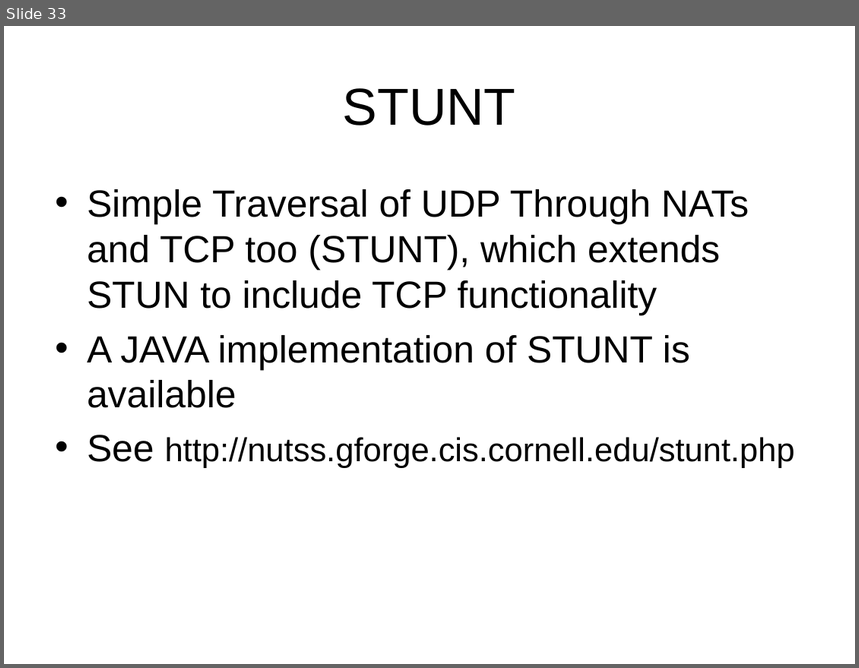
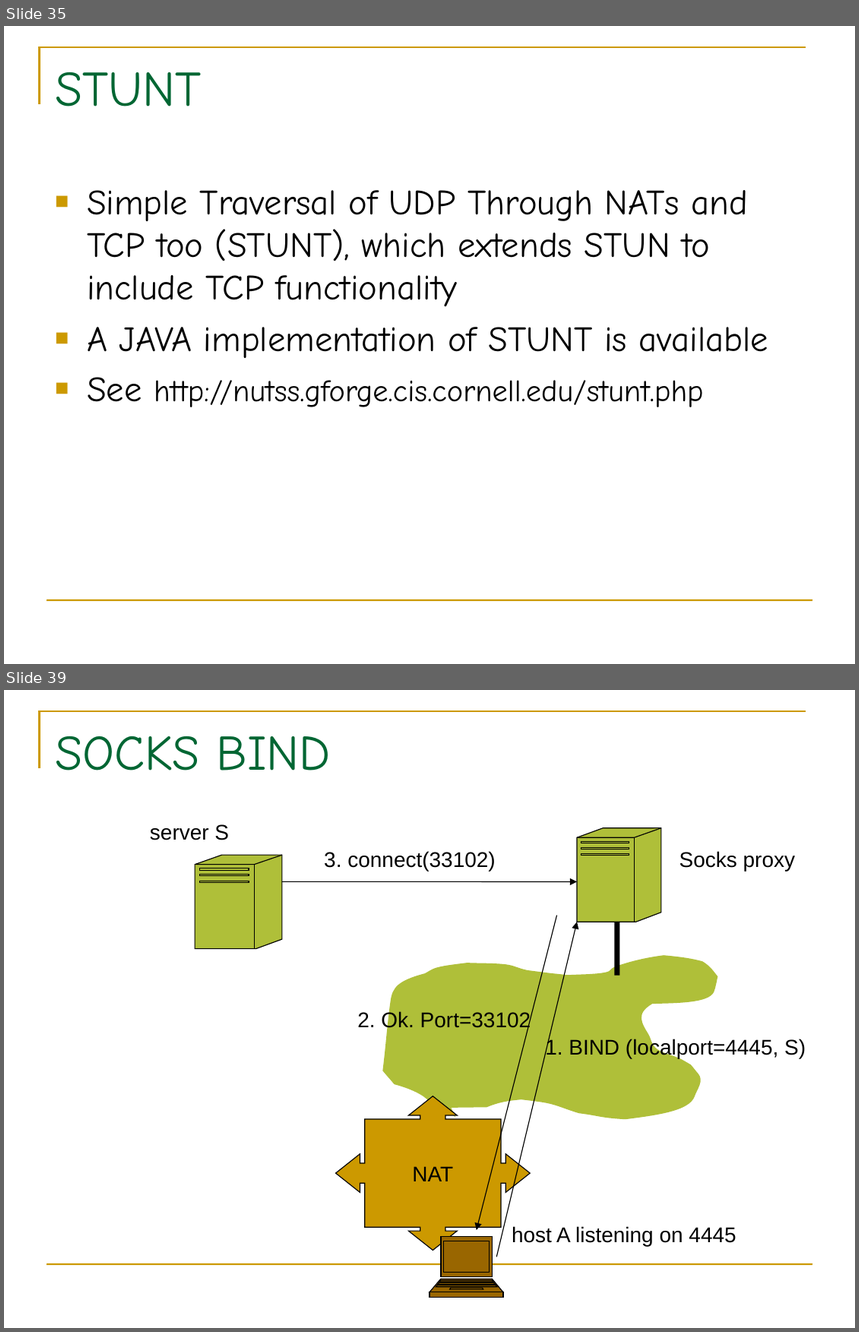
Before and after one commit to BackupTheBerlios/p2p-mentor, a slide deck: slide/nat-p2p.ppt. Shown one above the other, each under a label of ours: slide 33 before the commit, slides 35 and 39 after it; the slides between them are not shown. The pictures are 859x668 and 859x1332 pixels, drawn with LibreOffice and Linux fonts; fonts in the diff are those of the drawing. Boxes give left, top, right and bottom in pixels: in the first picture for what was removed or moved away, otherwise in the second. Text is boxed around its words. In the diff, an @@ line names an element or a change of style, - is before the commit and + after.

```diff
--- a/slide/nat-p2p.ppt
+++ b/slide/nat-p2p.ppt
@@ slide 39 added at <box>4,690,855,1328</box>, background #FFFFFF; not listed: 2 template elements that a slide beside it also shows @@
@@ title added at <box>55,736,331,771</box>, 42 pt, text #006633 @@
+SOCKS BIND
@@ text added at <box>150,825,229,840</box>, 18 pt, text #000000 @@
+server S
@@ freeform shape added at <box>577,828,661,922</box>, fill #AFBF39, outline #000000 0.74 pt @@
@@ freeform shape added at <box>195,855,281,948</box>, fill #AFBF39, outline #000000 0.74 pt @@
@@ text added at <box>324,851,495,871</box>, 18 pt, text #000000 @@
+3. connect(33102)
@@ text added at <box>680,851,795,871</box>, 18 pt, text #000000 @@
+Socks proxy
@@ arrow added from (282, 882) to (577, 882), #000000 0.74 pt @@
@@ arrow added from (557, 916) to (477, 1230), #000000 0.74 pt @@
@@ arrow added from (496, 1257) to (577, 923), #000000 0.74 pt @@
@@ line added from (617, 975) to (617, 923), #000000 4.51 pt @@
@@ freeform shape added at <box>382,955,718,1120</box>, fill #AFBF39 @@
@@ text added at <box>357,1011,531,1032</box>, 18 pt, text #000000 @@
+2. Ok. Port=33102
@@ text added at <box>545,1038,806,1059</box>, 18 pt, text #000000 @@
+1. BIND (localport=4445, S)
@@ freeform shape added at <box>336,1096,530,1250</box>, fill #CC9900, outline #000000 0.74 pt, 18 pt, text #000000 @@
+NAT
@@ text added at <box>512,1227,736,1246</box>, 18 pt, text #000000 @@
+host A listening on 4445
@@ freeform shape added at <box>430,1237,503,1298</box>, fill #996600, outline #000000 0.74 pt @@
@@ what was slide 33 is now slide 35 @@
@@ slide 35 changed as well @@
@@ freeform shape added at <box>40,47,806,104</box>, outline #CC9900 1.5 pt @@
@@ title "STUNT" at <box>55,72,201,107</box>: size 44 to 42 pt, font Arial to Comic Neue, text colour #000000 to #006633; alignment centre to left; vertical alignment middle to top @@
@@ text "Simple Traversal of UDP Through ..." at <box>87,190,769,408</box>: size 32 to 30 pt in "Simple Traversal of UDP Through NATs and ...", "A JAVA implementation of STUNT is available", "See"; font Arial to Comic Neue; size 28 to 26 pt in "http://nutss.gforge.cis.cornell.edu/stunt.php"; bullet • to ■; bullet colour #000000 to #CC9900 @@
@@ line added from (47, 601) to (813, 601), #CC9900 1.5 pt @@
```
Also in this commit, not shown: 35 other slides changed, 10 other slides added, 5 slides removed.
